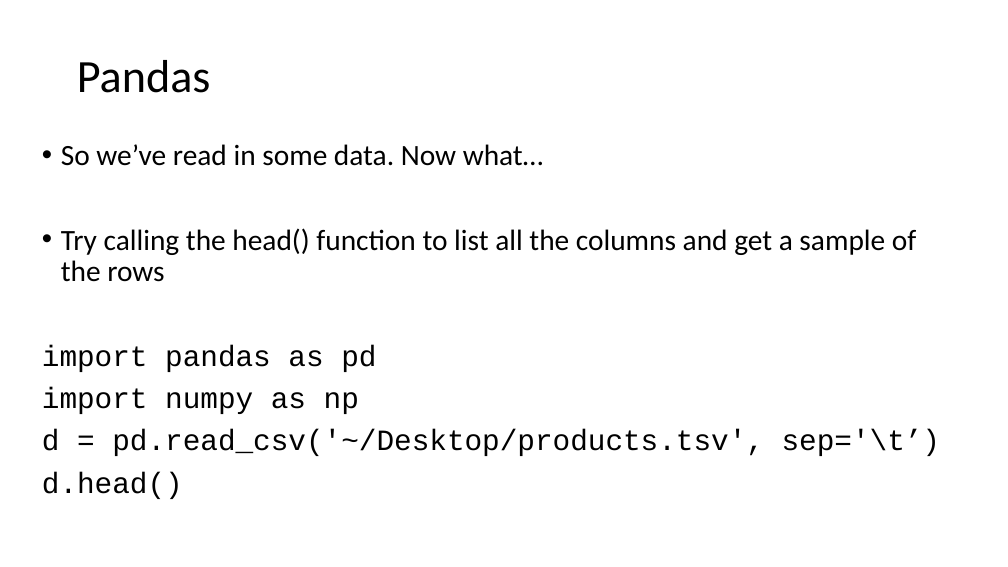
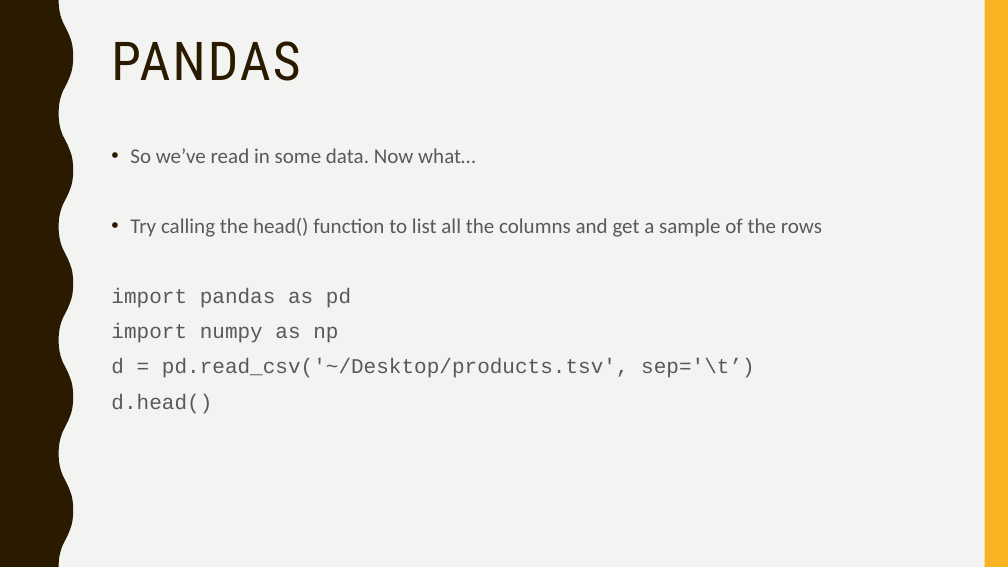
Before and after one commit to narock/scientific_computing_course, a slide deck: slide 10 of Scientific_Computing_02.pptx (slide 9 before the commit). Drawn at 1008x567 pixels with LibreOffice and Linux fonts; fonts in the diff are those of the drawing. Boxes give left, top, right and bottom in pixels: in the first picture for what was removed or moved away, otherwise in the second. Text is boxed around its words. In the diff, an @@ line names an element or a change of style, - is before the commit and + after.

```diff
--- a/Scientific_Computing_02.pptx
+++ b/Scientific_Computing_02.pptx
@@ background #FFFFFF to #F3F3F2 @@
@@ freeform shape added at (0, 0, 73, 567), fill #2A1A00 @@
@@ rectangle added at (985, 0, 1008, 567), fill #F8B323 @@
@@ title "PANDAS" at (111, 41, 300, 81): vertical alignment middle to top @@
@@ title at (111, 41, 300, 81): text changed; size 44 to 51 pt; font Calibri to Roboto Condensed; text colour #000000 to #2A1A00 @@
-Pandas
+PANDAS
@@ text "So we’ve read in some ...": place and size @@
-text "So we’ve read in some ..." at (42, 144, 941, 499)
+text "So we’ve read in some ..." at (111, 148, 822, 414)
@@ text "So we’ve read in some ..." at (111, 148, 822, 414): size 28 to 20 pt, text colour #000000 to #595959; line spacing 0.9 to 1.1; less space between paragraphs @@
```
Also in this commit, not shown: 13 other slides changed, 1 slide added, 3 other files.
